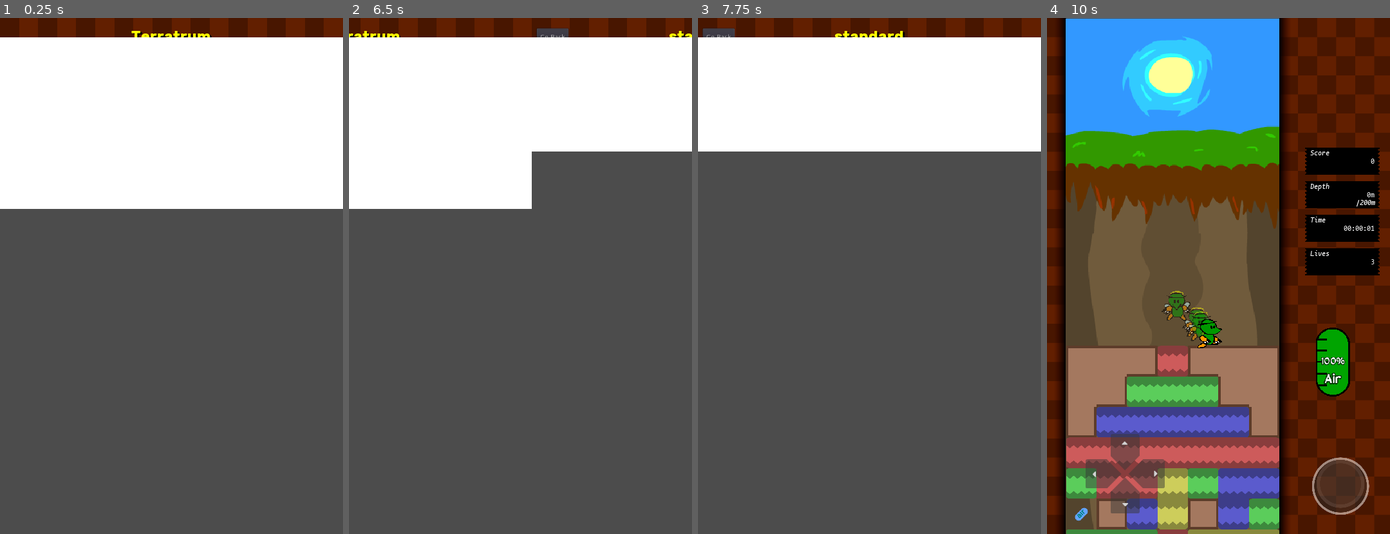
Above: before the commit, frames 1-4 (left to right).
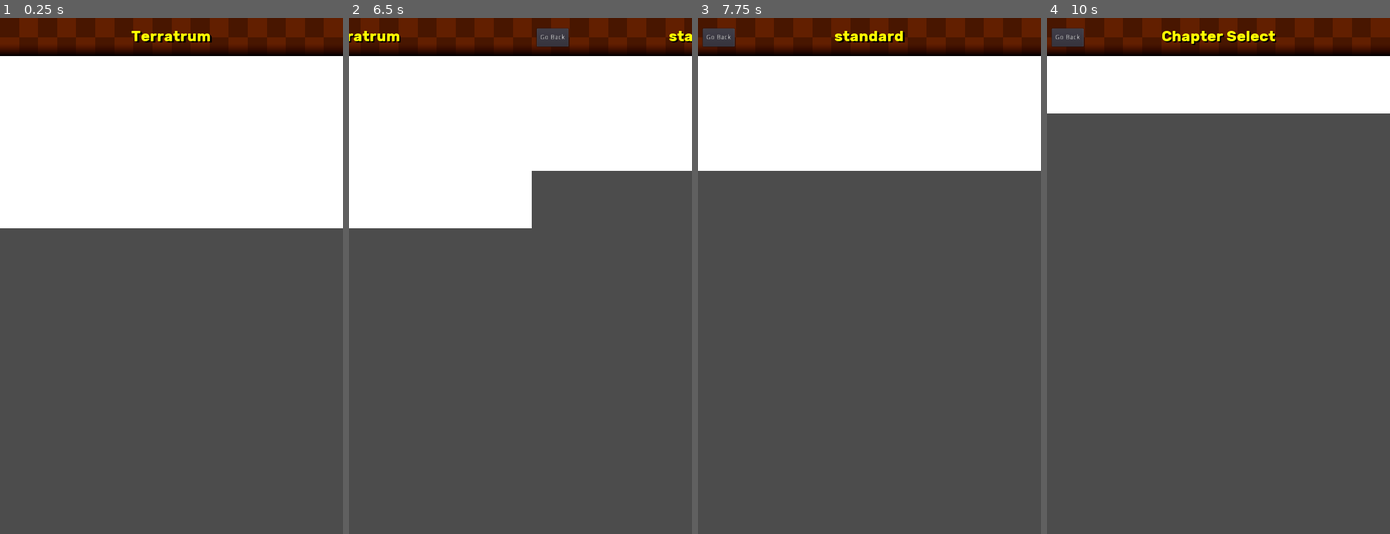
Above: after the commit, the same moments.

Repository: HauntedBees/Terratrum
Game: Godot game, scene res://scenes/menu/MainMenu.tscn
Two runs of this game, one before a commit and one after it. Both use one fixed random seed, a clock stepped at 60 frames per second and the inputs below.
Inputs (mouse positions are in pixels of both pictures, inside the frame that each line leads up to):
- Up to frame 1 (0.25 s): no input
- Up to frame 2 (6.5 s): tap Enter at 0.5, 2, 3.5 s; move the mouse to (595, 250) at 0.52 s; hold Right (ui_right) 0.53-1.25 s; hold Z 0.53-1.25 s; click (595, 250) at 0.67 s; tap Up (ui_up) at 0.77, 3.77 s; tap Space at 1.25, 2.75, 4.25 s; drag from (451, 301) to (503, 379) at 1.27 s; move the mouse to (554, 162) at 2.02 s; hold Left (ui_left) 2.03-2.75 s; hold Q 2.03-2.75 s; tap Z at 2.3, 5.3 s; drag from (503, 379) to (417, 198) at 2.77 s; move the mouse to (623, 353) at 3.52 s; hold Right (ui_right) 3.53-4.25 s; hold Z 3.53-4.25 s; drag from (417, 198) to (469, 147) at 4.27 s; move the mouse to (537, 276) at 5.02 s; hold Right (ui_right) 5.03-5.75 s; hold Q 5.03-5.75 s; click (537, 276) at 5.17 s; drag from (469, 147) to (451, 301) at 5.77 s
- Up to frame 3 (7.75 s): move the mouse to (944, 250) at 6.52 s; hold Left (ui_left) 6.53-7.25 s; hold Z 6.53-7.25 s; tap Up (ui_up) at 6.77 s; drag from (800, 301) to (852, 379) at 7.27 s
- Up to frame 4 (10 s): click "Go Back" at 8 s; click (1221, 503) at 8.75 s, where only the run before the commit has a clickable "BEGIN"; move the mouse to (1252, 162) at 9.52 s; hold Right (ui_right) from 9.53 s (still down); hold Q from 9.53 s (still down); tap Z at 9.8 s

The runs differ from the first frame. In frame 1, 7.4% of the frame differs, in the area x 0-100%, y 3-41%; in frame 2, 7.4%; in frame 3, 7.4%; in frame 4, 98%, in the area x 0-100%, y 0-100%.
Error before the commit: Invalid set index 'text' (on base: 'null instance') with value of type 'String'. (res://code/ChapterSelect.gd:11)

Commit message:
swooced up block animations

Diff:
--- a/code/Block.gd
+++ b/code/Block.gd
@@ -40,6 +40,7 @@
 		sprite.animation = "2"
 		var color = color_xref[type]
 		sprite.modulate = color
+	sprite.material = sprite.material.duplicate()
 
 func can_be_stuck_to(): # TODO: wiggle may be a problem? maybe not but worth double checking
 	return state == BlockState.INERT # || state == BlockState.WIGGLING
@@ -52,7 +53,7 @@
 		b.state = BlockState.DROPPING
 func dissipate_family():
 	for b in family:
-		b.dissipate()
+		b.dissipate(true)
 
 func stop(): state = BlockState.INERT
 
@@ -76,9 +77,22 @@
 	position = initial_pos
 	state = BlockState.DROPPING
 
-func dissipate():
+func dissipate(long: bool = false):
 	state = BlockState.FADING
-	tween.interpolate_property(self, "modulate:a", 1, 0, Consts.ACTION_TIME, Tween.TRANS_LINEAR)
+	if long:
+		tween.interpolate_property(self, "modulate:a", 1, 0, Consts.FLICKER_PART_TIME, Tween.TRANS_LINEAR)
+		tween.start()
+		yield(tween, "tween_completed")
+		tween.interpolate_property(self, "modulate:a", 0, 1, Consts.FLICKER_PART_TIME, Tween.TRANS_LINEAR)
+		tween.start()
+		yield(tween, "tween_completed")
+		tween.interpolate_property(self, "modulate:a", 1, 0, Consts.FLICKER_PART_TIME, Tween.TRANS_LINEAR)
+		tween.start()
+		yield(tween, "tween_completed")
+		tween.interpolate_property(self, "modulate:a", 0, 1, Consts.FLICKER_PART_TIME, Tween.TRANS_LINEAR)
+		tween.start()
+		yield(tween, "tween_completed")
+	tween.interpolate_property(sprite.get_material(), "shader_param/offset:y", 0, 1, Consts.ACTION_TIME, Tween.TRANS_LINEAR)
 	tween.start()
 	yield(tween, "tween_completed")
 	state = BlockState.FADED
@@ -86,7 +100,7 @@
 func permanent_dissipation():
 	if collider != null: collider.queue_free()
 	state = BlockState.FADING
-	tween.interpolate_property(self, "modulate:a", 1, 0, Consts.ACTION_TIME, Tween.TRANS_LINEAR)
+	tween.interpolate_property(sprite.get_material(), "shader_param/offset:y", 0, 1, Consts.ACTION_TIME, Tween.TRANS_LINEAR)
 	tween.start()
 	yield(tween, "tween_completed")
 	state = BlockState.FADED
--- a/code/ChapterSelect.gd
+++ b/code/ChapterSelect.gd
@@ -8,7 +8,7 @@
 var selected_idx := -1
 
 func _ready():
-	$MenuGoBack/Label.text = "Chapter Select"
+	$MenuGoBack.text = "Chapter Select"
 	chapters = Levels.get_available_story_chapters()
 	for i in range(0, chapters.size()):
 		var chapter: Levels.ChapterInfo = chapters[i]
--- a/code/Consts.gd
+++ b/code/Consts.gd
@@ -4,7 +4,7 @@
 # Menu Stuff
 const LEVEL_OPEN_TIME := 0.25
 const LEVEL_CLOSE_TIME := 0.125
-const MENU_TOP_HEIGHT := 40.0
+const MENU_TOP_HEIGHT := 80.0
 const MENULEVEL_HEIGHT := 120.0
 
 # Game Stuff
@@ -16,6 +16,7 @@
 const WALK_SPEED := 300 * BLOCK_SIZE
 
 const ACTION_TIME := 1.0/3.0
+const FLICKER_PART_TIME := ACTION_TIME / 6.0
 const NUM_WIGGLES := 3
 const CLIMB_STEP_TIME := ACTION_TIME / 2
 const WIGGLE_TIME := 0.5 / (NUM_WIGGLES * 2)
--- a/code/HUD.gd
+++ b/code/HUD.gd
@@ -17,21 +17,23 @@
 		return "[color=%s]%s[/color]" % [color, (100 + (hash(b.family) % 900))]
 
 func _process(_delta):
-	handle_debug_shite()
+	pass
+	#handle_debug_shite()
 
 func handle_debug_shite():
 	if Input.is_key_pressed(KEY_Z):
-		var player_pos = game.get_player_pos()
-		var start_height = max(0, player_pos.y - 4)
-		var grid = "\n"
-		for y in range(start_height, game.height):
-			var disp_row = ""
-			for x in game.width:
-				if(player_pos == Vector2(x, y)):
-					disp_row += "[color=#DD52C8]420[/color]"
-				else:
-					disp_row += get_block_disp(game.get_block(x, y))
-			grid += disp_row + "\n"
-		debug.bbcode_text = grid
+		print("THIS DOESN'T DO")
+#		var player_pos = game.get_player_pos()
+#		var start_height = max(0, player_pos.y - 4)
+#		var grid = "\n"
+#		for y in range(start_height, game.height):
+#			var disp_row = ""
+#			for x in game.width:
+#				if(player_pos == Vector2(x, y)):
+#					disp_row += "[color=#DD52C8]420[/color]"
+#				else:
+#					disp_row += get_block_disp(game.get_block(x, y))
+#			grid += disp_row + "\n"
+#		debug.bbcode_text = grid
 	else:
 		debug.bbcode_text = ""
--- a/code/Player.gd
+++ b/code/Player.gd
@@ -216,14 +216,14 @@
 	input_frozen = true
 	immune = true
 	var up_pos = Vector2(position.x, position.y - dy * block_size)
-	tween.interpolate_property(self, "position", position, up_pos, stats.speed_mult * Consts.CLIMB_STEP_TIME, Tween.TRANS_LINEAR)
+	tween.interpolate_property(self, "position", position, up_pos, Consts.CLIMB_STEP_TIME / stats.speed_mult, Tween.TRANS_LINEAR)
 	tween.start()
 	yield(tween, "tween_completed")
 	animating = true
 	sprite.animation = "walk_left" if direction.x < 0 else "walk_right"
 	sprite.playing = true
 	var forward_pos = Vector2(position.x + dir * block_size, position.y)
-	tween.interpolate_property(self, "position", position, forward_pos, stats.speed_mult * Consts.CLIMB_STEP_TIME, Tween.TRANS_LINEAR)
+	tween.interpolate_property(self, "position", position, forward_pos, Consts.CLIMB_STEP_TIME / stats.speed_mult, Tween.TRANS_LINEAR)
 	tween.start()
 	yield(tween, "tween_completed")
 	input_frozen = false
--- /dev/null
+++ b/code/Test.gd
@@ -0,0 +1,14 @@
+extends Node2D
+
+func _ready():
+	$Block2.sprite.frame = 8
+	$Block3.sprite.frame = 4
+
+func _process(_delta):
+	if Input.is_key_pressed(KEY_Z):
+		$Block.dissipate()
+		$Block2.dissipate()
+		$Block3.dissipate()
+
+# CHAINED BLOCKS FLICKER THEN POP
+# DRILLED BLOCKS JUST POP
--- a/code/game/BlockHandler.gd
+++ b/code/game/BlockHandler.gd
@@ -74,7 +74,7 @@
 		lowest_depth = int(max(lowest_depth, b.grid_pos.y))
 		#highest_x = int(max(highest_x, b.grid_pos.x))
 		#lowest_x = int(min(lowest_x, b.grid_pos.x))
-		wipe_block(b)
+		wipe_block(b, by_player)
 	var already_processed_families := []
 	for y in range(lowest_depth + 1, -1, -1):
 		for x in level.width:#range(lowest_x - 1, highest_x + 2):
@@ -193,7 +193,10 @@
 		if can_drop(air):
 			air.state = Block.BlockState.DROPPING
 			dropping_families.append(air.family)
-func wipe_block(b: Block):
+func wipe_block(b: Block, pop_first: bool = false):
 	level.current_level[b.grid_pos.x][b.grid_pos.y] = null
 	b.family = []
-	b.queue_free()
+	if pop_first:
+		b.permanent_dissipation()
+	else:
+		b.queue_free()
--- /dev/null
+++ b/scenes/Test.tscn
@@ -0,0 +1,15 @@
+[gd_scene load_steps=3 format=2]
+
+[ext_resource path="res://scenes/game/Block.tscn" type="PackedScene" id=1]
+[ext_resource path="res://code/Test.gd" type="Script" id=2]
+
+[node name="Node2D" type="Node2D"]
+script = ExtResource( 2 )
+
+[node name="Block" parent="." instance=ExtResource( 1 )]
+
+[node name="Block2" parent="." instance=ExtResource( 1 )]
+position = Vector2( 84.757, -3.70811 )
+
+[node name="Block3" parent="." instance=ExtResource( 1 )]
+position = Vector2( 82.1084, 77.8705 )
--- a/scenes/game/Block.tscn
+++ b/scenes/game/Block.tscn
@@ -1,8 +1,16 @@
-[gd_scene load_steps=5 format=2]
+[gd_scene load_steps=8 format=2]
 
 [ext_resource path="res://assets/tiles/Tiles.tscn" type="PackedScene" id=1]
 [ext_resource path="res://scenes/tile_sprites.tres" type="SpriteFrames" id=2]
 [ext_resource path="res://code/Block.gd" type="Script" id=3]
+[ext_resource path="res://shaders/mask.gdshader" type="Shader" id=4]
+[ext_resource path="res://assets/tiles/dither.png" type="Texture" id=5]
+
+[sub_resource type="ShaderMaterial" id=2]
+shader = ExtResource( 4 )
+shader_param/sprite_ratio = 0.25
+shader_param/offset = Vector2( 0, 0 )
+shader_param/mask_texture = ExtResource( 5 )
 
 [sub_resource type="RectangleShape2D" id=1]
 extents = Vector2( 28.4518, 27.2128 )
@@ -10,16 +18,8 @@
 [node name="Block" type="Node2D"]
 script = ExtResource( 3 )
 
-[node name="Rect" type="ColorRect" parent="."]
-visible = false
-margin_right = 40.0
-margin_bottom = 40.0
-__meta__ = {
-"_edit_lock_": true,
-"_edit_use_anchors_": false
-}
-
 [node name="Sprite" parent="." instance=ExtResource( 1 )]
+material = SubResource( 2 )
 position = Vector2( 32, 32 )
 scale = Vector2( 0.5, 0.5 )
 frames = ExtResource( 2 )
--- /dev/null
+++ b/shaders/mask.gdshader
@@ -0,0 +1,12 @@
+shader_type canvas_item;
+uniform sampler2D mask_texture;
+uniform float sprite_ratio = 0.25;
+uniform vec2 offset = vec2(0, 0);
+void fragment() {
+	vec4 c = texture(TEXTURE, UV);
+	vec2 adjusted_uv = vec2(UV.x, UV.y);
+	while(adjusted_uv.x > sprite_ratio) { adjusted_uv.x -= sprite_ratio; }
+	while(adjusted_uv.y > sprite_ratio) { adjusted_uv.y -= sprite_ratio; }
+	c.a *= 1.0 - texture(mask_texture, adjusted_uv + offset).r;
+	COLOR = c;
+}
Binary file added: assets/tiles/dither.png
Not shown, added: assets/tiles/dither.png.import
